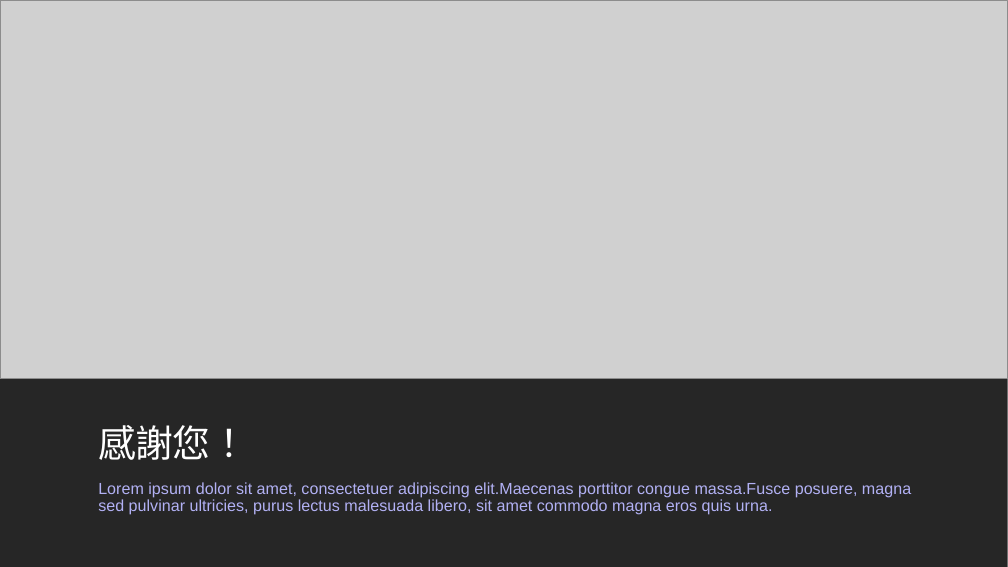
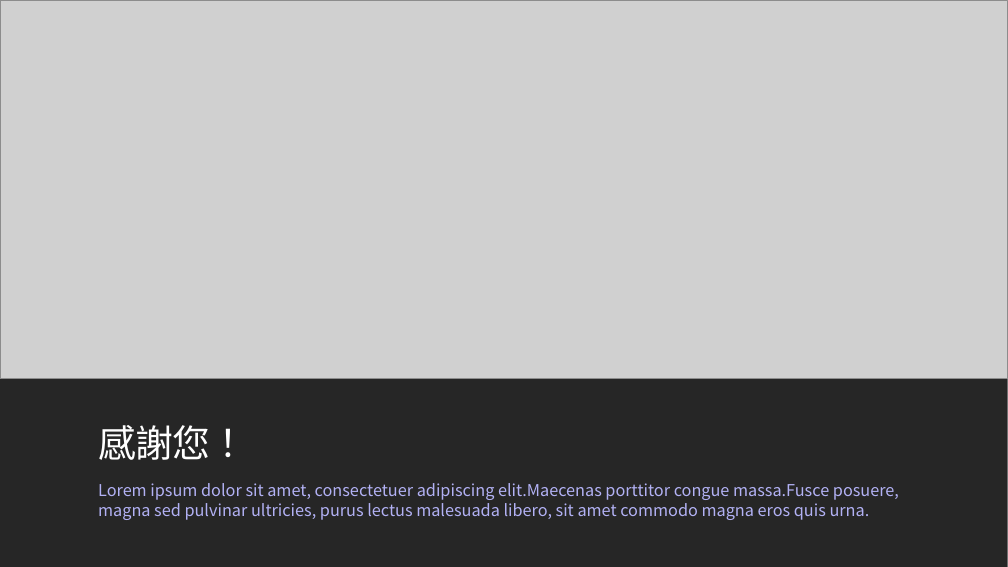
Before and after one commit to xrick/TeacherAssist_V2, a slide deck: slide 5 of backend/data/templates/education_basic.pptx (slide 11 before the commit). Drawn at 1008x567 pixels with LibreOffice and Linux fonts; fonts in the diff are those of the drawing; grey boxes stand for pictures. Boxes give left, top, right and bottom in pixels: in the first picture for what was removed or moved away, otherwise in the second. Text is boxed around its words. In the diff, an @@ line names an element or a change of style, - is before the commit and + after.

```diff
--- a/backend/data/templates/education_basic.pptx
+++ b/backend/data/templates/education_basic.pptx
@@ text "Lorem ipsum dolor sit amet, ..." at [98, 483, 899, 520]: size 15.3 to 15.5 pt, font Arial to Noto Sans CJK TC; line spacing 0.9 to 1 @@
```
Also in this commit, not shown: 4 other slides changed, 6 slides removed, 39 other files.
